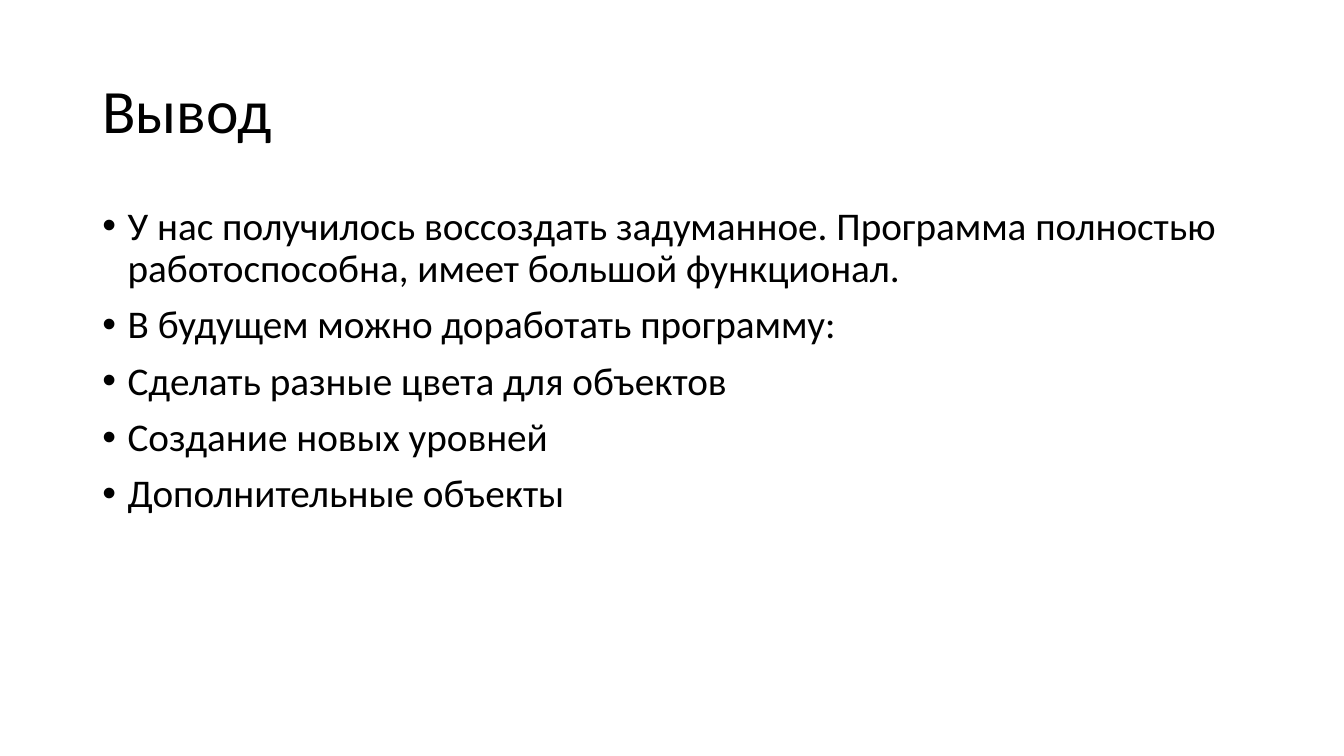
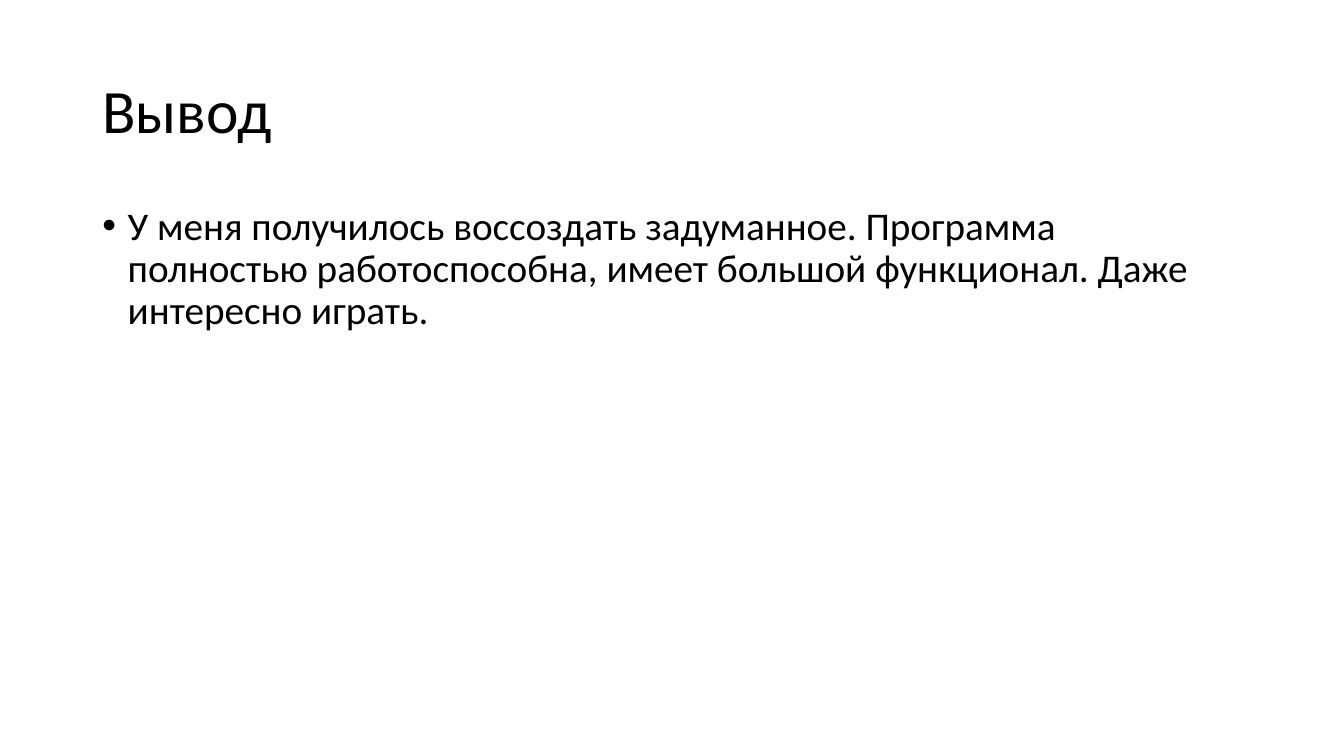
Before and after one commit to cheeeeel/fire-and-water, a slide deck: slide 9 of общие/презетация.pptx (slide 7 before the commit). Drawn at 1344x756 pixels with LibreOffice and Linux fonts; fonts in the diff are those of the drawing. Boxes give left, top, right and bottom in pixels: in the first picture for what was removed or moved away, otherwise in the second. Text is boxed around its words. In the diff, an @@ line names an element or a change of style, - is before the commit and + after.

```diff
--- a/общие/презетация.pptx
+++ b/общие/презетация.pptx
@@ text at (128, 215, 1188, 331): text changed @@
-• У нас получилось воссоздать задуманное. Программа полностью работоспособна, имеет большой функционал.
-• В будущем можно доработать программу:
-• Сделать разные цвета для объектов
-• Создание новых уровней
-• Дополнительные объекты
+• У меня получилось воссоздать задуманное. Программа полностью работоспособна, имеет большой функционал. Даже интересно играть.
```
Also in this commit, not shown: 5 other slides changed, 2 slides added, 3 other files.
